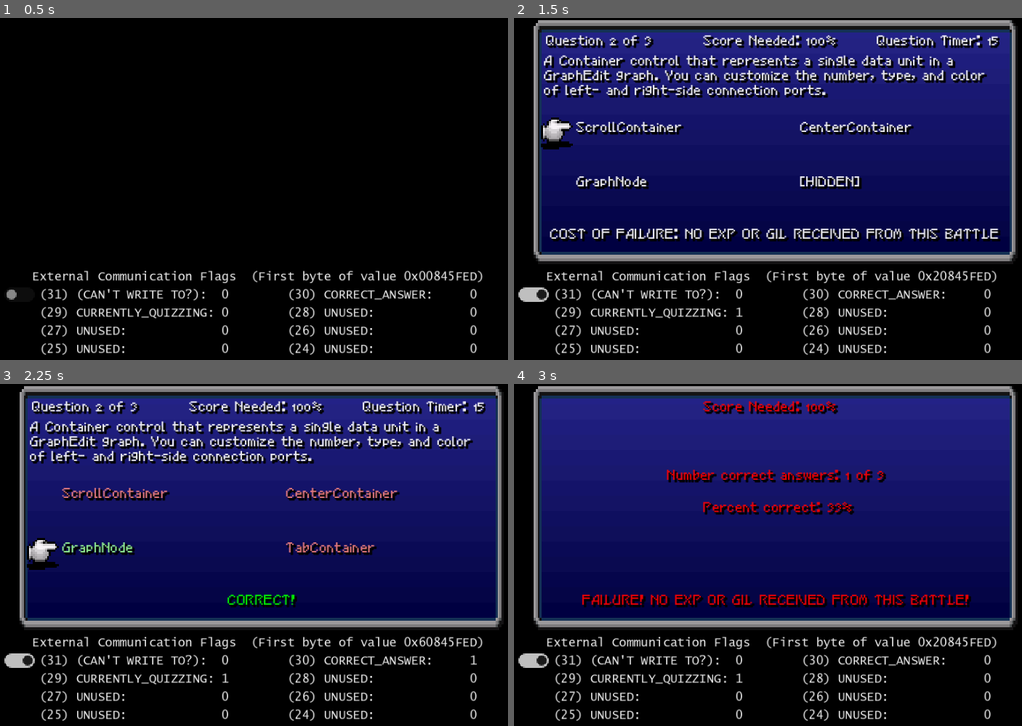
Above: before the commit, frames 1-4 (two rows, left to right).
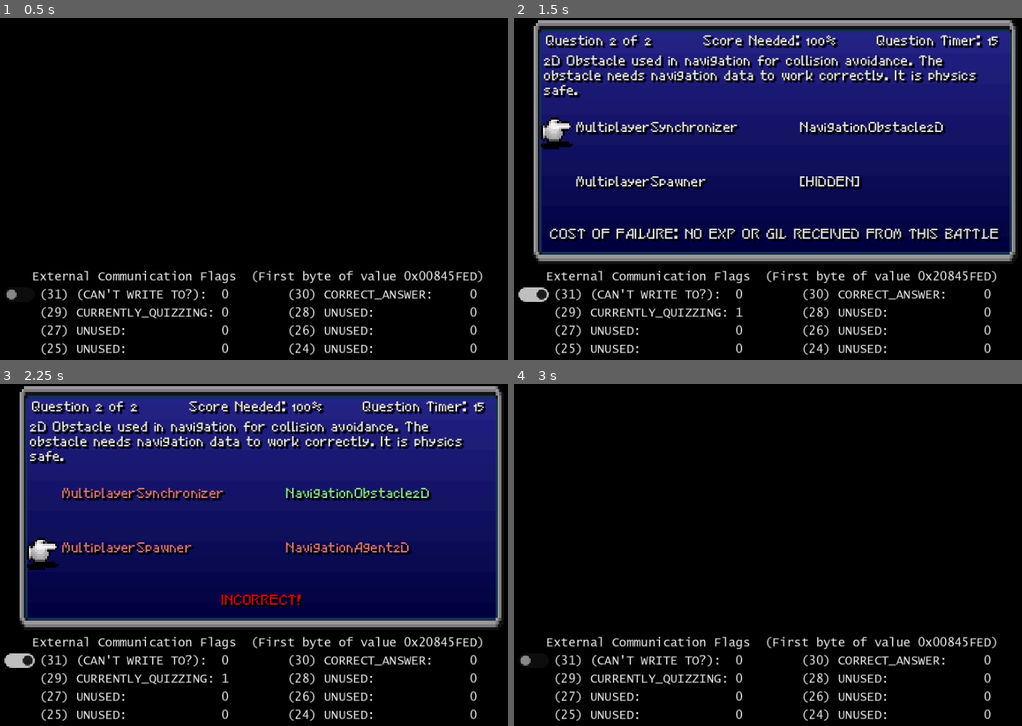
Above: after the commit, the same moments.

Repository: auburnbit/mificat
Game: Godot game, scene res://node_2d.tscn
The game is run twice, just before and just after one commit, with the same random seed, the same clock (stepped at 60 frames per second) and the same inputs.
Inputs (mouse positions are in pixels of both pictures, inside the frame that each line leads up to):
- Up to frame 1 (0.5 s): no input
- Up to frame 2 (1.5 s): click (534, 295) at 0.5 s; tap Enter (ui_accept) at 1.25 s; hold Right (ui_right) from 1.28 s (still down); hold Enter (ui_accept) from 1.28 s (still down)
- Up to frame 3 (2.25 s): release Right (ui_right) at 2.03 s; release Enter (ui_accept) at 2.03 s; hold Down (ui_down) from 2.03 s (still down); tap Enter (ui_accept) at 2.1 s
- Up to frame 4 (3 s): tap Enter (ui_accept) at 2.27, 2.57 s; release Down (ui_down) at 2.78 s; hold Right (ui_right) from 2.78 s (still down); hold Enter (ui_accept) from 2.78 s (still down)

Frame 1 is identical in both runs. In frame 2, 7.6% of the frame differs, in the area x 5-94%, y 5-51%; in frame 3, 8.8%; in frame 4, 64%, in the area x 0-99%, y 0-88%.

Commit message:
Fixed issue with different addresses off overworld

Diff:
--- a/quiz-program/node_2d.gd
+++ b/quiz-program/node_2d.gd
@@ -1,6 +1,4 @@
 extends Control
-
-#TODO: CHANGE "SCORE NEEDED" BACK TO OLD COLOR AFTER DONE
 
 const FLAG_31 = 0b10000000000000000000000000000000
 const FLAG_30 = 0b01000000000000000000000000000000
@@ -10,12 +8,9 @@
 const FLAG_26 = 0b00000100000000000000000000000000
 const FLAG_25 = 0b00000010000000000000000000000000
 const FLAG_24 = 0b00000001000000000000000000000000
-
 var externalFlags = 0x00845FED
-
 var Quiz
 var Background
-
 var Primary
 var QuestionNumber
 var QuizTimer
@@ -30,41 +25,121 @@
 var DebugHelper
 var DebugHelperInfo
 var ToggleFlag29
-
 var CursorSound
 var CursorWrong
-
 var PositiveOutcome
 var KefkaLaugh
-
 var Music
-
 var cursorIndex = 0
 var correctIndex = 3
 var quizStatus = "quizzing"
 var qNum = 0
 var finalSoundHasPlayed = false
 var showingResults = false
-
 var questions = [[], [], [], [], [], [], [], [], [], []]
-
 var	qn = "Question Number 1 of "
 var	qt = "[right]Question Timer: [/right]"
 var	cof = "[center]COST OF FAILURE: NO EXP OR GIL RECEIVED FROM THIS BATTLE[/center]"
-
 var timer = 15
 var endDelay = 1
-
 var quiz_list_populated = false
-
 var question_dic = {}
-
 var number_questions_this_quiz = 1
 
-# Called when the node enters the scene tree for the first time.
 func _ready():
+
+	link_scene_nodes()
+
+	#must do this or window can't be transparent
+	get_tree().get_root().set_transparent_background(true)
+
+func _process(delta):
+
+	#cleanup:why just this one here?
+	CostOfFailure.text = cof
+
+	if quiz_list_populated == false:
+		populate_quiz_list()
+
+	if on_last_question() and endDelay <= 0 and !showingResults:
+		show_and_handle_results()
+
+	if endDelay <= 0:
+		reset_for_next_question_or_quiz()
+
+	update_external_communication_flags_and_debug_helper()
+
+	update_cursor_draw_location()
+
+	if !showingResults and quizStatus == "quizzing" and questions != [[], [], [], [], [], [], [], [], [], []]:
+		update_labels()
+
+		if timer > 0 and quizStatus == "quizzing":
+			if Music.playing == false:
+				Music.playing = true
+			Primary.visible = true
+			timer -= delta
+			if timer <= 0:
+				handle_time_up()
+
+func number_of_correct_answers():
+	var sum = 0
+	for n in number_questions_this_quiz:
+		if questions[n][5] == "correct":
+			sum += 1
+	return sum
+
+func percent_correct_int():
+	return int(float(number_of_correct_answers()) / float(number_questions_this_quiz) * 100)
+
+func _input(event):
+
+	if endDelay > 0 and (quizStatus == "correct" or quizStatus == "incorrect"):
+		if event.is_action_pressed("ui_accept"):
+			endDelay = 0
+
+	if quizStatus == "quizzing" and !showingResults:
+		if (event.is_action_pressed("ui_up") or event.is_action_pressed("ui_down")):
+			CursorSound.play()
+			match cursorIndex:
+				0:
+					cursorIndex = 2
+				1:
+					cursorIndex = 3
+				2:
+					cursorIndex = 0
+				3:
+					cursorIndex = 1
+
+		if event.is_action_pressed("ui_left") or event.is_action_pressed("ui_right") :
+			CursorSound.play()
+			match cursorIndex:
+				0:
+					cursorIndex = 1
+				1:
+					cursorIndex = 0
+				2:
+					cursorIndex = 3
+				3:
+					cursorIndex = 2
+
+		if event.is_action_pressed("ui_accept"):
+			color_answers_appropriately()
+			if cursorIndex == correctIndex:
+				quizStatus = "correct"
+				CursorSound.play()
+				cof = "[center][color=green]CORRECT![/color][/center]"
+				set_flag("correct_answer") #yes answer_was_correct
+
+			else:
+				quizStatus = "incorrect"
+				CursorWrong.play()
+				#KefkaLaugh.play() #probably just do this at end
+				cof = "[center][color=red]INCORRECT![/color][/center]"
+				clear_flag("correct_answer") #not answer_was_correct
+
+func link_scene_nodes():
 	Quiz = $Quiz
-
 	Primary = $Quiz/Primary
 	Background = $Quiz/Primary/Background
 	QuestionNumber = $Quiz/Primary/QuestionNumber
@@ -77,111 +152,16 @@
 	Needed = $Quiz/Primary/Needed
 	CostOfFailure = $Quiz/Primary/CostOfFailure
 	Cursor = $Quiz/Primary/Cursor
-
 	DebugHelper = $Quiz/DebugHelper
 	DebugHelperInfo = $Quiz/DebugHelper/DebugHelperInfo
 	ToggleFlag29 = $Quiz/DebugHelper/ToggleFlag29
-
 	CursorSound = $CursorSound
 	CursorWrong = $CursorWrong
-
 	PositiveOutcome = $PositiveOutcome
 	KefkaLaugh = $KefkaLaugh
-
 	Music = $Music
-	get_tree().get_root().set_transparent_background(true)
-
-# Called every frame. 'delta' is the elapsed time since the previous frame.
-func _process(delta):
-
-	CostOfFailure.text = cof
-
-	if quiz_list_populated == false:
-		number_questions_this_quiz = randi_range(2,3)
-		var qp_copy = [] + QuizDict.question_pool
-		for i in number_questions_this_quiz:
-			var qp_random_index = randi_range(0,QuizDict.pool_size-i)
-			questions[i].append(qp_copy[qp_random_index].definition)
-			questions[i].append(qp_copy[qp_random_index].answers[0])
-			questions[i].append(qp_copy[qp_random_index].answers[1])
-			questions[i].append(qp_copy[qp_random_index].answers[2])
-			questions[i].append(qp_copy[qp_random_index].answers[3])
-			questions[i].append("waiting for input")
-			questions[i].append(qp_copy[qp_random_index].correct_answer_index)
-			qp_copy.pop_at(qp_random_index)
-		quiz_list_populated = true
-
-	if endDelay > 0 and (quizStatus == "correct" or quizStatus == "incorrect"):
-		#endDelay -= delta
-		pass
-
-	if on_last_question() and endDelay <= 0 and !showingResults:
-
-		questions[qNum][5] = quizStatus #storing result of question
-		showingResults = true
-		Cursor.visible = false
-		endDelay = 4
-
-		if percent_correct_int() < 100: #TODO: this 100 needs to be a variable
-			Prompt.text = "[color=red][center]\n\n\nNumber correct answers: "\
-			+ str(number_of_correct_answers()) + " of " + str(number_questions_this_quiz)\
-			+ "\n\n Percent correct: " + str(percent_correct_int()) + "%[/center][/color]"
-			Needed.text = "[center][color=red]Score Needed: 100%[/color][/center]"
-			#TODO: THIS 100% ALSO NEEDS variable
-			cof = "[center][color=red]FAILURE! NO EXP OR GIL RECEIVED FROM THIS BATTLE!"
-			quizStatus = "incorrect"
-			clear_flag("correct_answer")
-			if !finalSoundHasPlayed:
-				KefkaLaugh.play()
-				finalSoundHasPlayed = true
-		else:
-			Prompt.text = "[color=green][center]\n\n\nNumber of correct answers: "\
-			+ str(number_of_correct_answers()) + " of " + str(number_questions_this_quiz)\
-			+ "\n\n Percent correct: " + str(percent_correct_int()) + "%[/center][/color]"
-			Needed.text = "[center][color=green]Score Needed: 100%[/color][/center]"
-			cof = "[center][color=green]SUCCESS!!"
-			quizStatus = "correct"
-			set_flag("correct_answer")
-			if !finalSoundHasPlayed:
-				PositiveOutcome.play()
-				finalSoundHasPlayed = true
-			#TODO: THIS 100% ALSO NEEDS variable
-		QuestionNumber.text = ""
-		QuizTimer.text = ""
-		Answer0.text = ""
-		Answer1.text = ""
-		Answer2.text = ""
-		Answer3.text = ""
-
-	if endDelay <= 0:
-		#Reset for next question \
-		timer = 15
-		endDelay = 1
-		cursorIndex = 0
-		questions[qNum][5] = quizStatus #storing result of question
-		cof = "[center]COST OF FAILURE: NO EXP OR GIL RECEIVED FROM THIS BATTLE[/center]"
-		if !showingResults:
-			qNum += 1
-			endDelay = 1
-			quizStatus = "quizzing"
-
-		else:
-				#Close and reset for next round
-				reshuffleWrongAnswers()
-				quizStatus = "not quizzing" #redudant with flag clearing too
-				questions.clear()
-				questions = [[], [], [], [], [], [], [], [], [], []]
-				quiz_list_populated = false
-				Primary.visible = false
-				Music.playing = false
-				qNum = 0
-				finalSoundHasPlayed = false
-				showingResults = false
-				Cursor.visible = true
-				Needed.text = "[center]Score Needed: 100%[/center]"
-				clear_flag("currently_quizzing")
-
-
+
+func update_external_communication_flags_and_debug_helper():
 	var flag31 = (externalFlags & FLAG_31) >> 31
 	var flag30 = (externalFlags & FLAG_30) >> 30
 	var flag29 = (externalFlags & FLAG_29) >> 29
@@ -210,6 +190,86 @@
 	if flag29 == 0:
 		quizStatus = "not quizzing"
 
+func populate_quiz_list():
+	number_questions_this_quiz = randi_range(2,3)
+	var qp_copy = [] + QuizDict.question_pool
+	for i in number_questions_this_quiz:
+		var qp_random_index = randi_range(0,QuizDict.pool_size-i)
+		questions[i].append(qp_copy[qp_random_index].definition)
+		questions[i].append(qp_copy[qp_random_index].answers[0])
+		questions[i].append(qp_copy[qp_random_index].answers[1])
+		questions[i].append(qp_copy[qp_random_index].answers[2])
+		questions[i].append(qp_copy[qp_random_index].answers[3])
+		questions[i].append("waiting for input")
+		questions[i].append(qp_copy[qp_random_index].correct_answer_index)
+		qp_copy.pop_at(qp_random_index)
+	quiz_list_populated = true
+
+func show_and_handle_results():
+	questions[qNum][5] = quizStatus #storing result of question
+	showingResults = true
+	Cursor.visible = false
+	endDelay = 4
+
+	if percent_correct_int() < 100: #TODO: this 100 needs to be a variable
+		Prompt.text = "[color=red][center]\n\n\nNumber correct answers: "\
+		+ str(number_of_correct_answers()) + " of " + str(number_questions_this_quiz)\
+		+ "\n\n Percent correct: " + str(percent_correct_int()) + "%[/center][/color]"
+		Needed.text = "[center][color=red]Score Needed: 100%[/color][/center]"
+		#TODO: THIS 100% ALSO NEEDS variable
+		cof = "[center][color=red]FAILURE! NO EXP OR GIL RECEIVED FROM THIS BATTLE!"
+		quizStatus = "incorrect"
+		clear_flag("correct_answer")
+		if !finalSoundHasPlayed:
+			KefkaLaugh.play()
+			finalSoundHasPlayed = true
+	else:
+		Prompt.text = "[color=green][center]\n\n\nNumber of correct answers: "\
+		+ str(number_of_correct_answers()) + " of " + str(number_questions_this_quiz)\
+		+ "\n\n Percent correct: " + str(percent_correct_int()) + "%[/center][/color]"
+		Needed.text = "[center][color=green]Score Needed: 100%[/color][/center]"
+		cof = "[center][color=green]SUCCESS!!"
+		quizStatus = "correct"
+		set_flag("correct_answer")
+		if !finalSoundHasPlayed:
+			PositiveOutcome.play()
+			finalSoundHasPlayed = true
+		#TODO: THIS 100% ALSO NEEDS variable
+	QuestionNumber.text = ""
+	QuizTimer.text = ""
+	Answer0.text = ""
+	Answer1.text = ""
+	Answer2.text = ""
+	Answer3.text = ""
+
+func reset_for_next_question_or_quiz():
+	timer = 15 #MAGIC NUMBER
+	endDelay = 1 #MAGIC NUMBER + UNUSED NOW
+	cursorIndex = 0
+	questions[qNum][5] = quizStatus #storing result of question
+	cof = "[center]COST OF FAILURE: NO EXP OR GIL RECEIVED FROM THIS BATTLE[/center]"
+	if !showingResults:
+		qNum += 1
+		endDelay = 1
+		quizStatus = "quizzing"
+
+	else:
+			#Close and reset for next round
+			reshuffleWrongAnswers()
+			quizStatus = "not quizzing" #redudant with flag clearing too
+			questions.clear()
+			questions = [[], [], [], [], [], [], [], [], [], []]
+			quiz_list_populated = false
+			Primary.visible = false
+			Music.playing = false
+			qNum = 0
+			finalSoundHasPlayed = false
+			showingResults = false
+			Cursor.visible = true
+			Needed.text = "[center]Score Needed: 100%[/center]"
+			clear_flag("currently_quizzing")
+
+func update_cursor_draw_location():
 	match cursorIndex:
 		0:
 			Cursor.position = Answer0.position + Vector2(-9, 6.5)
@@ -219,93 +279,27 @@
 			Cursor.position = Answer2.position + Vector2(-9, 6.5)
 		3:
 			Cursor.position = Answer3.position + Vector2(-9, 6.5)
-	if !showingResults and quizStatus == "quizzing" and questions != [[], [], [], [], [], [], [], [], [], []]:
-		var fourBytes = "0x%08x"
-		QuestionNumber.text = "Question " + str(qNum + 1) \
-		+ " of " + str(number_questions_this_quiz)
-		QuizTimer.text = qt + str(int(timer)+1)
-		Prompt.text = questions[qNum][0]
-		Answer0.text = questions[qNum][1]
-		Answer1.text = questions[qNum][2]
-		Answer2.text = questions[qNum][3]
-		Answer3.text = "[HIDDEN]"
-		correctIndex = questions[qNum][6]
-		CostOfFailure.text = cof
-
-		if timer > 0 and quizStatus == "quizzing":
-			if Music.playing == false:
-				Music.playing = true
-			Primary.visible = true
-			timer -= delta
-			if timer <= 0:
-				QuizTimer.text = "0"
-				timer = -1
-				quizStatus = "incorrect"
-				cof = "[center][color=red]TIME UP!"
-				CursorWrong.play()
-				clear_flag("correct_answer")
-				color_answers_appropriately()
-
-func number_of_correct_answers():
-	var sum = 0
-	for n in number_questions_this_quiz:
-		if questions[n][5] == "correct":
-			sum += 1
-	return sum
-
-func percent_correct_int():
-	return int(float(number_of_correct_answers()) / float(number_questions_this_quiz) * 100)
-
-func _input(event):
-
-	if endDelay > 0 and (quizStatus == "correct" or quizStatus == "incorrect"):
-		if event.is_action_pressed("ui_accept"):
-			endDelay = 0
-
-	if quizStatus == "quizzing" and !showingResults:
-		if (event.is_action_pressed("ui_up") or event.is_action_pressed("ui_down")):
-			CursorSound.play()
-			match cursorIndex:
-				0:
-					cursorIndex = 2
-				1:
-					cursorIndex = 3
-				2:
-					cursorIndex = 0
-				3:
-					cursorIndex = 1
-
-		if event.is_action_pressed("ui_left") or event.is_action_pressed("ui_right") :
-			CursorSound.play()
-			match cursorIndex:
-				0:
-					cursorIndex = 1
-				1:
-					cursorIndex = 0
-				2:
-					cursorIndex = 3
-				3:
-					cursorIndex = 2
-
-		if event.is_action_pressed("ui_accept"):
-			color_answers_appropriately()
-			if cursorIndex == correctIndex:
-				quizStatus = "correct"
-				CursorSound.play()
-				cof = "[center][color=green]CORRECT![/color][/center]"
-				set_flag("correct_answer") #yes answer_was_correct
-
-			else:
-				quizStatus = "incorrect"
-				CursorWrong.play()
-				#KefkaLaugh.play() #probably just do this at end
-				cof = "[center][color=red]INCORRECT![/color][/center]"
-				clear_flag("correct_answer") #not answer_was_correct
-
-
-
-
-
+
+func update_labels():
+	QuestionNumber.text = "Question " + str(qNum + 1) \
+	+ " of " + str(number_questions_this_quiz)
+	QuizTimer.text = qt + str(int(timer)+1)
+	Prompt.text = questions[qNum][0]
+	Answer0.text = questions[qNum][1]
+	Answer1.text = questions[qNum][2]
+	Answer2.text = questions[qNum][3]
+	Answer3.text = "[HIDDEN]"
+	correctIndex = questions[qNum][6]
+	CostOfFailure.text = cof
+
+func handle_time_up():
+	QuizTimer.text = "0"
+	timer = -1
+	quizStatus = "incorrect"
+	cof = "[center][color=red]TIME UP!"
+	CursorWrong.play()
+	clear_flag("correct_answer")
+	color_answers_appropriately()
 
 func _on_toggle_flag_29_toggled(button_pressed):
 	if ToggleFlag29.button_pressed:
@@ -373,11 +367,9 @@
 	else:
 		return false
 
-
 func reshuffleWrongAnswers():
 
-	var i = 0
-	while i < QuizDict.pool_size:
+	for i in QuizDict.pool_size:
 		#TODO: WARN IF POOL SIZE IS GREATER THAN ALL TERMS SIZE
 		var old_q = QuizDict.question_pool[i]
 		old_q.answers.clear()
@@ -402,12 +394,11 @@
 		old_q.correct_answer_index = randi_range(0,3)
 		old_q.answers[old_q.correct_answer_index] = old_q.term
 
+		#TODO: SOMETHING IS WRONG HERE, THEY'RE DOING THIS TWICE IN A ROW, SAME TERM
 		print ("\nPool Question Updated:")
 		old_q.print_term_and_definition()
 		old_q.print_answer_selection()
-		#old q is reborn with new wrong answers
-
-		i += 1 #don't forget this and get stuck in a loop again dammit
+		#old q is reborn with new wrong answer
 
 func color_answers_appropriately():
 	Answer0.text = "[color=Lightcoral]" + questions[qNum][1] + "[/color]"
--- a/quiz-program/project.godot
+++ b/quiz-program/project.godot
@@ -26,9 +26,7 @@
 window/size/viewport_width=240
 window/size/viewport_height=160
 window/size/initial_screen=1
-window/size/borderless=true
 window/size/always_on_top=true
-window/size/transparent=true
 window/size/window_width_override=480
 window/size/window_height_override=320
 window/per_pixel_transparency/allowed=true
Not shown, changed: mificat.py
